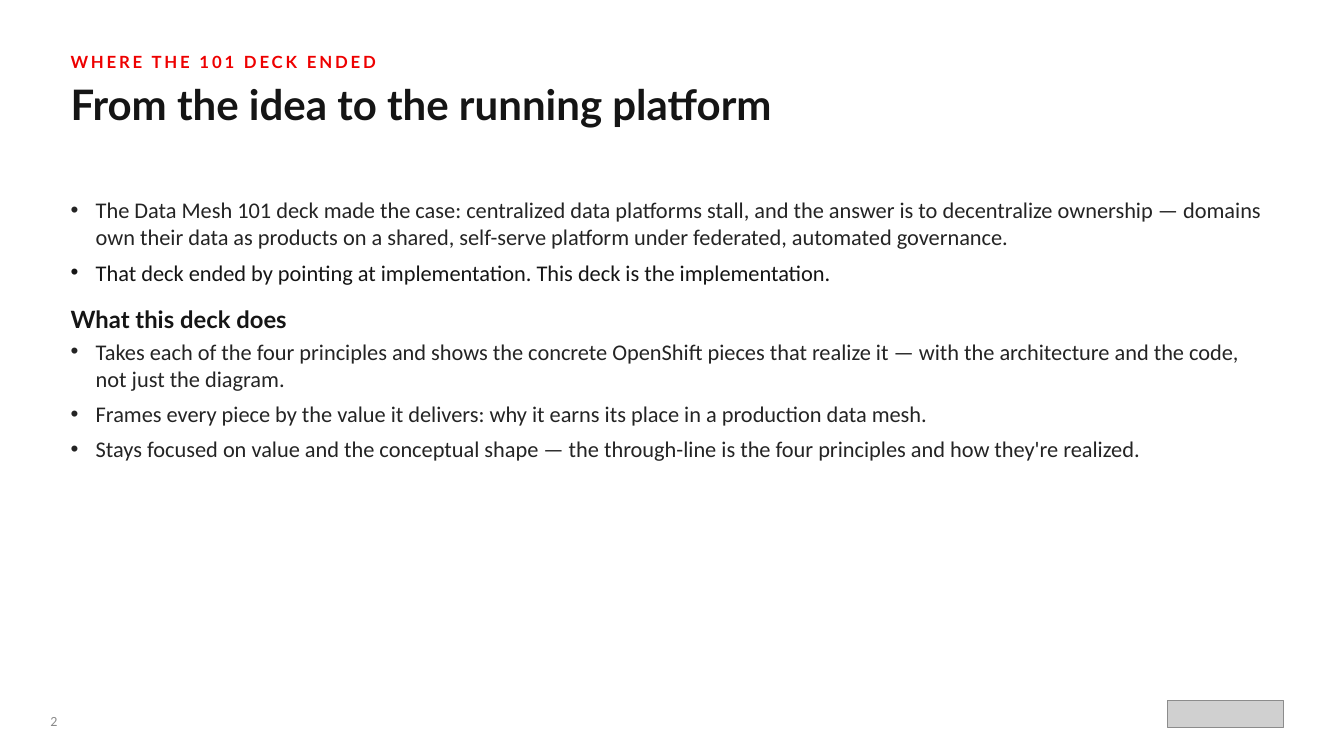
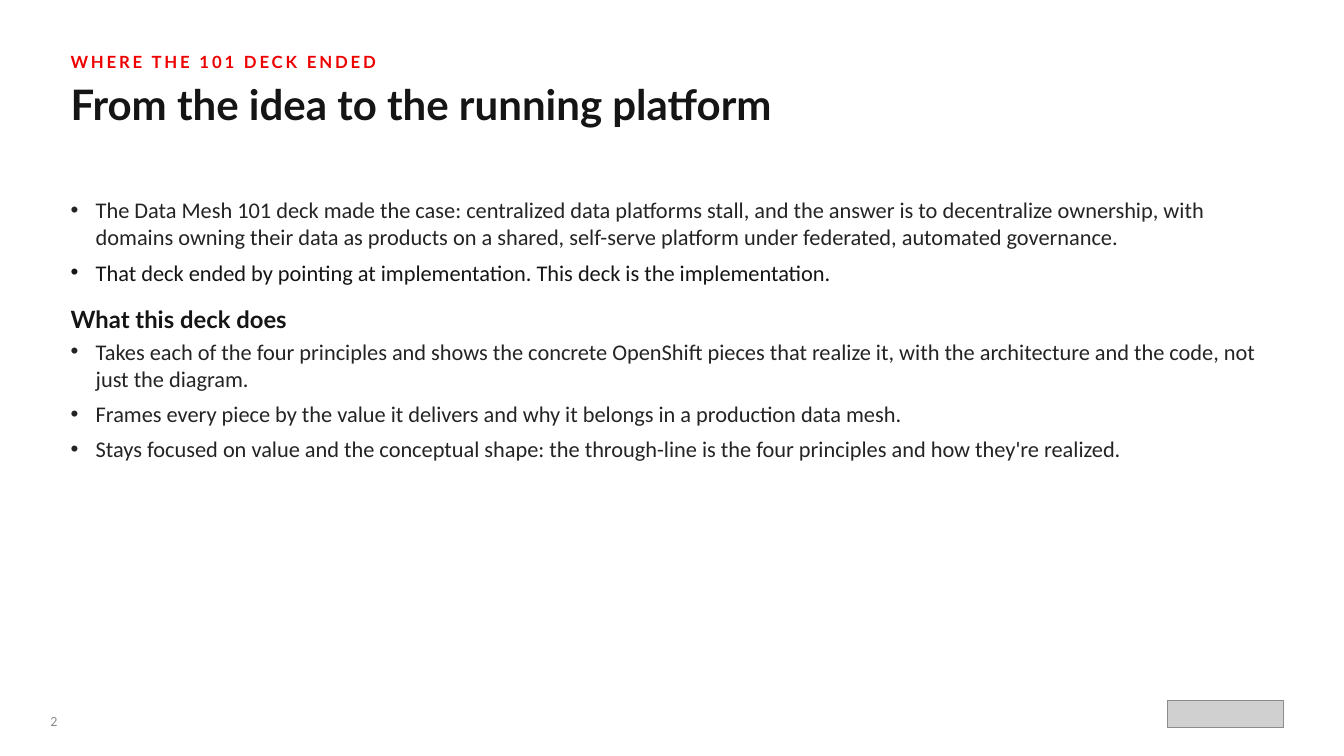
Before and after one commit to patterncatalyst/datamesh-reference-arch-python, a slide deck: slide 3 of presentation/data-mesh-openshift/Data_Mesh_on_OpenShift.pptx. Drawn at 1344x756 pixels with LibreOffice and Linux fonts; fonts in the diff are those of the drawing; grey boxes stand for pictures. Boxes give left, top, right and bottom in pixels: in the first picture for what was removed or moved away, otherwise in the second. Text is boxed around its words. In the diff, an @@ line names an element or a change of style, - is before the commit and + after.

Commit message:
docs(deck): professional-voice pass on the data-mesh decks
Remove em dashes, chapter/section cross-references, and ban-tier verbal
tics (deliberately, earns its place, load-bearing, worth noticing, honest,
on purpose, not a toy, rest of this deck) from The Data Mesh 101 and
Data Mesh on OpenShift pptxgenjs sources, then rebuild both decks.

```diff
--- a/presentation/data-mesh-openshift/Data_Mesh_on_OpenShift.pptx
+++ b/presentation/data-mesh-openshift/Data_Mesh_on_OpenShift.pptx
@@ text at bbox=[96, 202, 1203, 249]: text changed @@
-• The Data Mesh 101 deck made the case: centralized data platforms stall, and the answer is to decentralize ownership — domains own their data as products on a shared, self-serve platform under federated, automated governance.
+• The Data Mesh 101 deck made the case: centralized data platforms stall, and the answer is to decentralize ownership, with domains owning their data as products on a shared, self-serve platform under federated, automated governance.
@@ text at bbox=[96, 344, 1255, 461]: text changed @@
-• Takes each of the four principles and shows the concrete OpenShift pieces that realize it — with the architecture and the code, not just the diagram.
-• Frames every piece by the value it delivers: why it earns its place in a production data mesh.
-• Stays focused on value and the conceptual shape — the through-line is the four principles and how they're realized.
+• Takes each of the four principles and shows the concrete OpenShift pieces that realize it, with the architecture and the code, not just the diagram.
+• Frames every piece by the value it delivers and why it belongs in a production data mesh.
+• Stays focused on value and the conceptual shape: the through-line is the four principles and how they're realized.
```
Also in this commit, not shown: 53 other slides changed, 4 other files.
